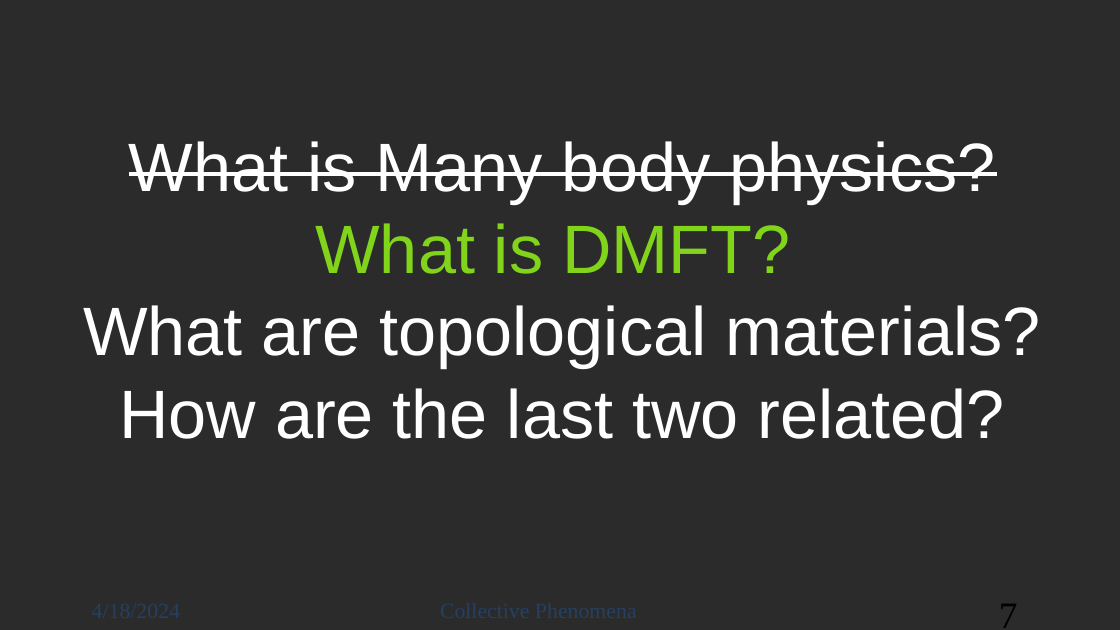
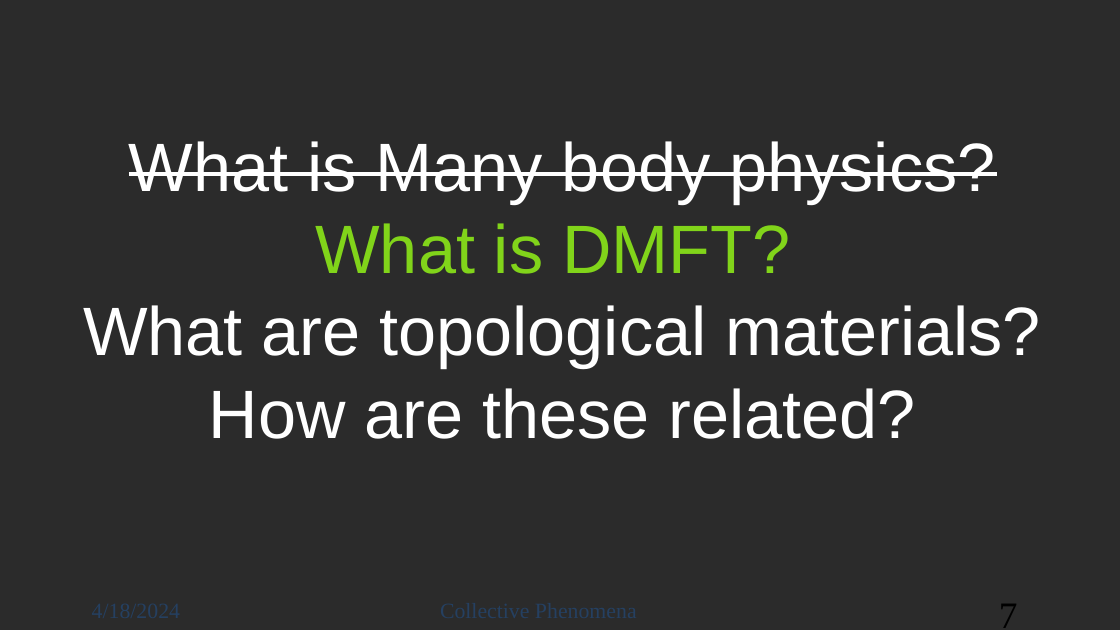
Before and after one commit to jacobsc050/projects, a slide deck: slide 7 of collective_phenomena/lecture.pptx. Drawn at 1120x630 pixels with LibreOffice and Linux fonts; fonts in the diff are those of the drawing; background and template pictures are left out; a plain dark background stands for a picture behind light text. Boxes give left, top, right and bottom in pixels: in the first picture for what was removed or moved away, otherwise in the second. Text is boxed around its words. In the diff, an @@ line names an element or a change of style, - is before the commit and + after.

```diff
--- a/collective_phenomena/lecture.pptx
+++ b/collective_phenomena/lecture.pptx
@@ text at (x1=209, y1=388, x2=916, y2=439): text changed @@
-How are the last two related?
+How are these related?
```
Also in this commit, not shown: 5 other slides changed, 5 slides added, 1 other file.
